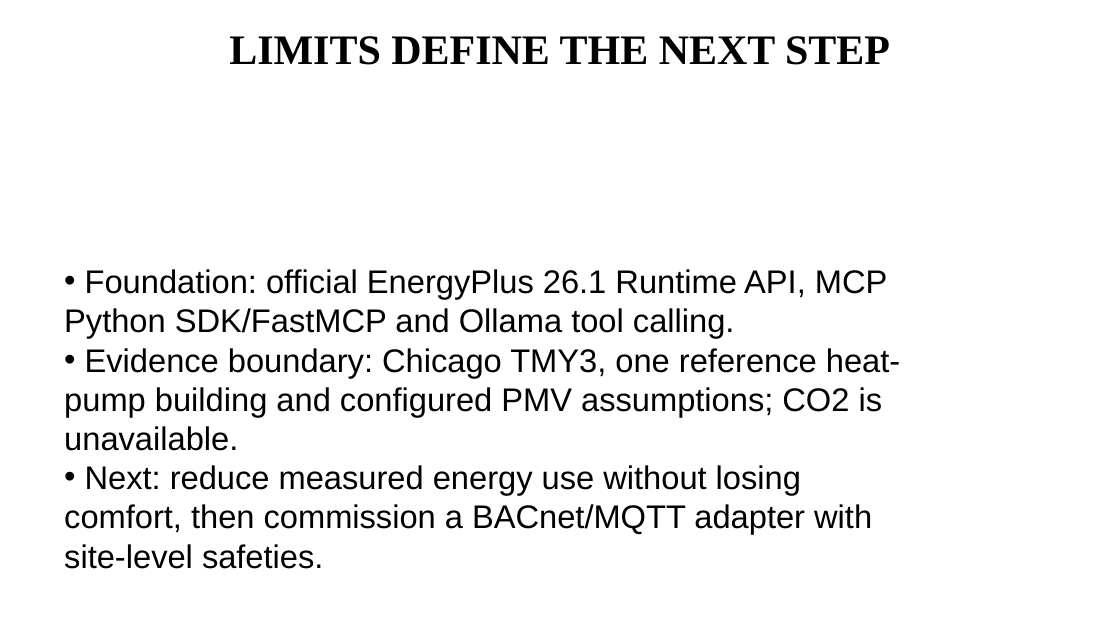
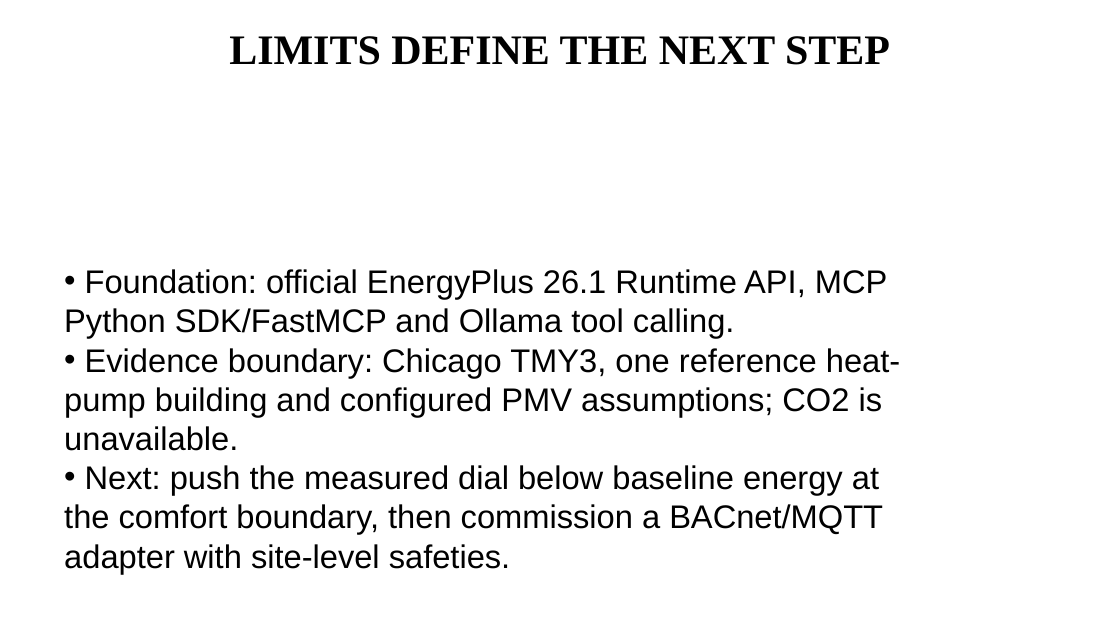
Before and after one commit to Krishnaanair/honeywell-hackathon, a slide deck: slide 7 of presentation/ecoloop-submission.pptx (slide 6 before the commit). Drawn at 1120x630 pixels with LibreOffice and Linux fonts; fonts in the diff are those of the drawing. Boxes give left, top, right and bottom in pixels: in the first picture for what was removed or moved away, otherwise in the second. Text is boxed around its words. In the diff, an @@ line names an element or a change of style, - is before the commit and + after.

Commit message:
EcoLoop Building Agents: verified closed-loop building control
Autonomous supervisory control of a live EnergyPlus 26.1.0 simulation by a
local open-weight model (qwen3:8b via Ollama) over genuine MCP stdio tools,
with an independent deterministic safety layer holding final authority on
every actuator write.

Verified evidence: physical actuator applications with immutable provenance,
digit-identical schedule replay of both retained agent runs, strict baseline
compatibility gating, real EPW-backed forecast context, per-run process
isolation for concurrent simulations, and a dark operations dashboard that
reads only the durable run store and fails closed without verified evidence.

Measured one-day operating points against a shared baseline: comfort-max
(+9.53% electricity, compliance 69.62% -> 90.38%) and energy-lean (+2.09%,
69.62% -> 81.92%). Reported as measured trade-offs, never as savings claims.

Owner: Krishnaa Nair

```diff
--- a/presentation/ecoloop-submission.pptx
+++ b/presentation/ecoloop-submission.pptx
@@ text at bbox=[64, 465, 883, 574]: text changed @@
-• Next: reduce measured energy use without losing comfort, then commission a BACnet/MQTT adapter with site-level safeties.
+• Next: push the measured dial below baseline energy at the comfort boundary, then commission a BACnet/MQTT adapter with site-level safeties.
```
Also in this commit, not shown: 3 other slides changed, 1 slide added, 52 other files.
